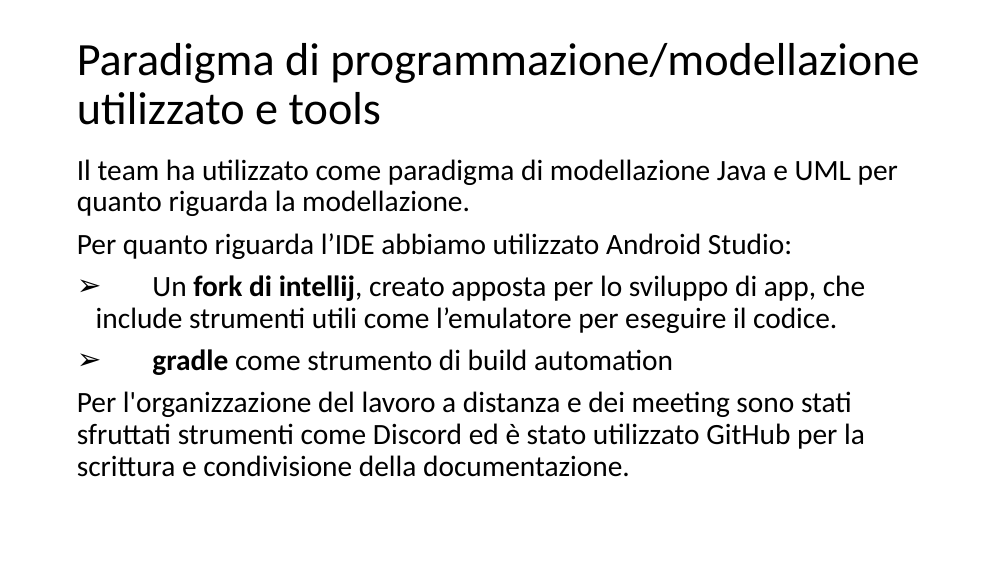
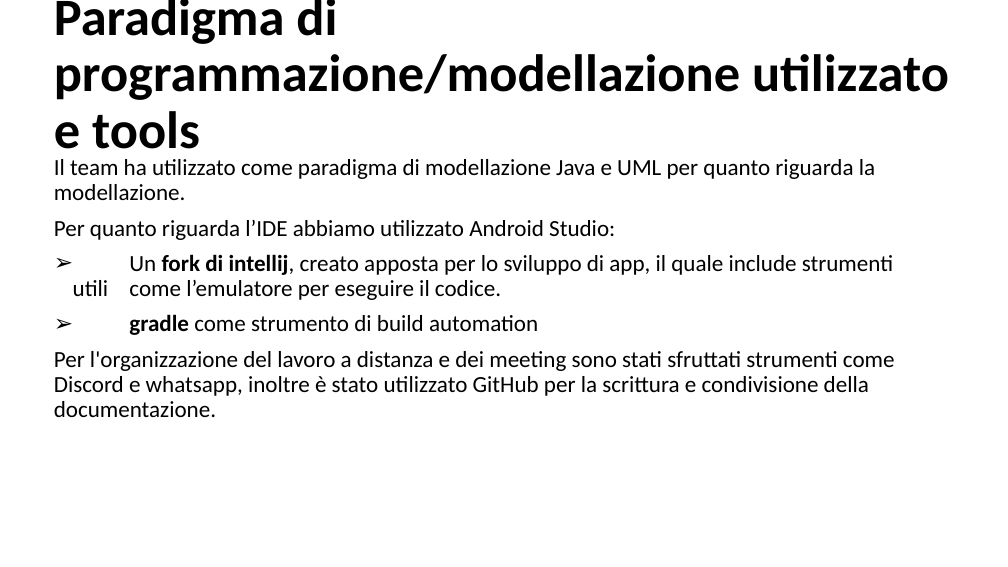
Before and after one commit to rberto4/fitnessapp_ingsw, a slide deck: slide 4 of docs/FITNESS APP (1).pptx. Drawn at 1008x567 pixels with LibreOffice and Linux fonts; fonts in the diff are those of the drawing. Boxes give left, top, right and bottom in pixels: in the first picture for what was removed or moved away, otherwise in the second. Text is boxed around its words. In the diff, an @@ line names an element or a change of style, - is before the commit and + after.

```diff
--- a/docs/FITNESS APP (1).pptx
+++ b/docs/FITNESS APP (1).pptx
@@ title "Paradigma di programmazione/modellazione utilizzato e ...": place and size @@
-title "Paradigma di programmazione/modellazione utilizzato e ..." at <box>77,43,919,125</box>
+title "Paradigma di programmazione/modellazione utilizzato e ..." at <box>54,0,949,161</box>
@@ title "Paradigma di programmazione/modellazione utilizzato e ..." at <box>54,0,949,161</box>: size 44 to 50 pt, bold on @@
@@ text "Il team ha utilizzato come ...": place and size @@
-text "Il team ha utilizzato come ..." at <box>77,159,898,477</box>
+text "Il team ha utilizzato come ..." at <box>54,159,895,417</box>
@@ text at <box>54,159,875,335</box>: size 28 to 22 pt in "Il team ha utilizzato come paradigma di ...", "Per quanto riguarda l’IDE abbiamo utilizzato Android ...", "gradle come strumento di build automation" @@
@@ text at <box>73,254,893,300</box>: text changed; size 28 to 22 pt @@
-➢ Un fork di intellij, creato apposta per lo sviluppo di app, che include strumenti utili come l’emulatore per eseguire il codice.
+➢ Un fork di intellij, creato apposta per lo sviluppo di app, il quale include strumenti utili come l’emulatore per eseguire il codice.
@@ text at <box>54,351,895,417</box>: text changed; size 28 to 22 pt @@
-Per l'organizzazione del lavoro a distanza e dei meeting sono stati sfruttati strumenti come Discord ed è stato utilizzato GitHub per la scrittura e condivisione della documentazione.
+Per l'organizzazione del lavoro a distanza e dei meeting sono stati sfruttati strumenti come Discord e whatsapp, inoltre è stato utilizzato GitHub per la scrittura e condivisione della documentazione.
```
Also in this commit, not shown: 17 other slides changed.
